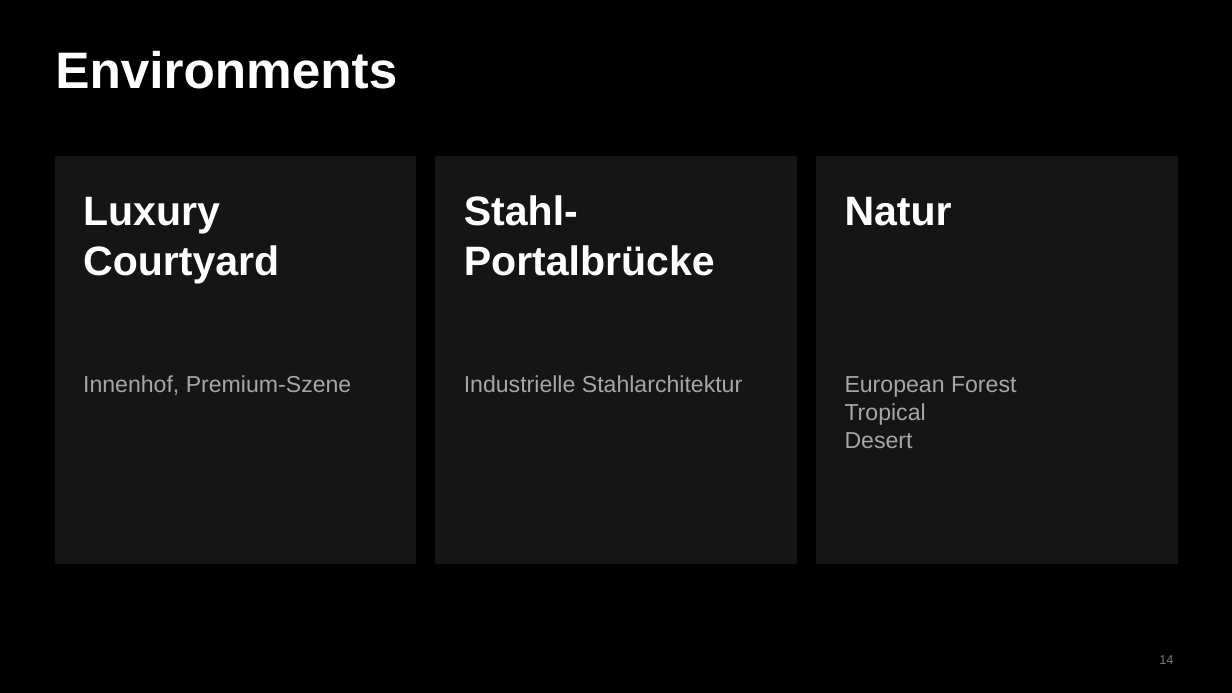
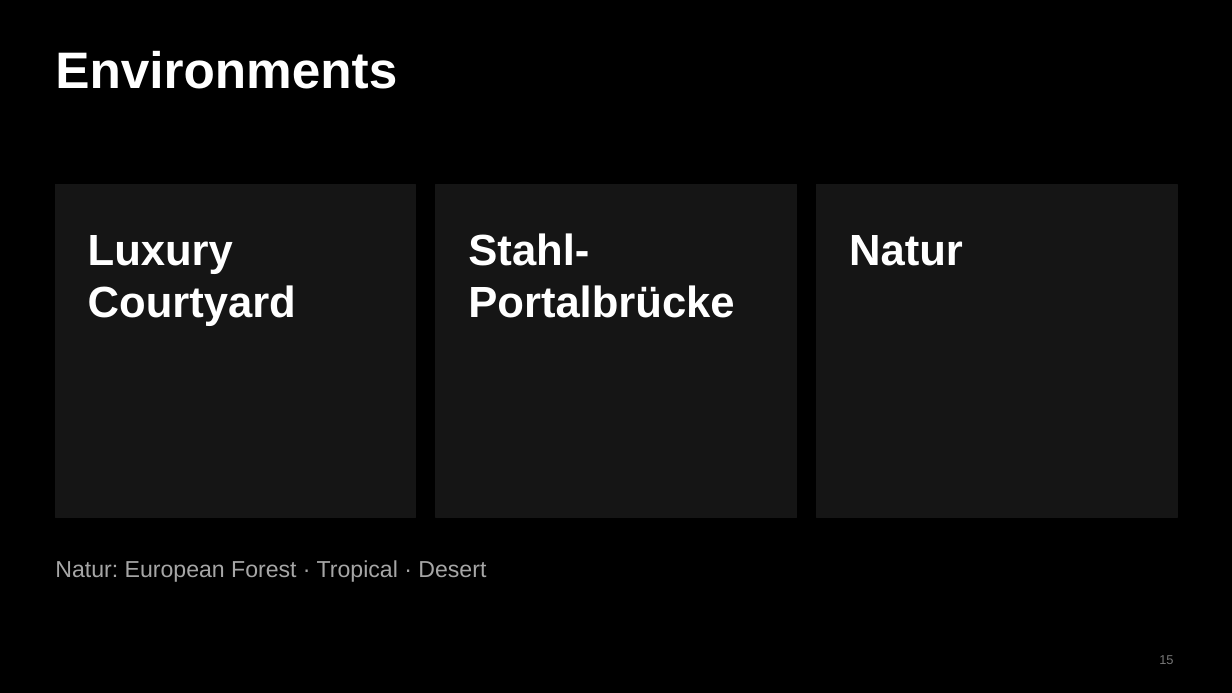
Before and after one commit to 5jn2zm8msr-ship-it/Test01, a slide deck: slide 15 of praesentation/Felgen_Add-ons.pptx (slide 14 before the commit). Drawn at 1232x693 pixels with LibreOffice and Linux fonts; fonts in the diff are those of the drawing. Boxes give left, top, right and bottom in pixels: in the first picture for what was removed or moved away, otherwise in the second. Text is boxed around its words. In the diff, an @@ line names an element or a change of style, - is before the commit and + after.

```diff
--- a/praesentation/Felgen_Add-ons.pptx
+++ b/praesentation/Felgen_Add-ons.pptx
@@ rectangle: place and size @@
-rectangle at (55,157,416,564)
+rectangle at (55,185,416,518)
@@ rectangle: place and size @@
-rectangle at (436,157,797,564)
+rectangle at (436,185,797,518)
@@ rectangle: place and size @@
-rectangle at (817,157,1177,564)
+rectangle at (817,185,1177,518)
@@ text "Luxury Courtyard": place and size @@
-text "Luxury Courtyard" at (83,196,279,283)
+text "Luxury Courtyard" at (88,235,296,326)
@@ text "Stahl-Portalbrücke": place and size @@
-text "Stahl-Portalbrücke" at (464,195,715,276)
+text "Stahl-Portalbrücke" at (468,233,734,318)
@@ size 32 to 34 pt in 3 elements at (88,235,296,326), (468,233,734,318), (849,235,963,266) @@
@@ text "Natur": place and size @@
-text "Natur" at (845,196,952,226)
+text "Natur" at (849,235,963,266)
@@ text removed at (83,375,352,395) @@
-Innenhof, Premium-Szene
@@ text removed at (464,375,742,392) @@
-Industrielle Stahlarchitektur
@@ text at (55,560,486,582): text changed @@
-European Forest
-Tropical
-Desert
+Natur: European Forest · Tropical · Desert
@@ page number at (1159,655,1173,664): text changed @@
-14
+15
```
Also in this commit, not shown: 5 other slides changed, 10 slides added, 10 slides removed, 1 other file.
